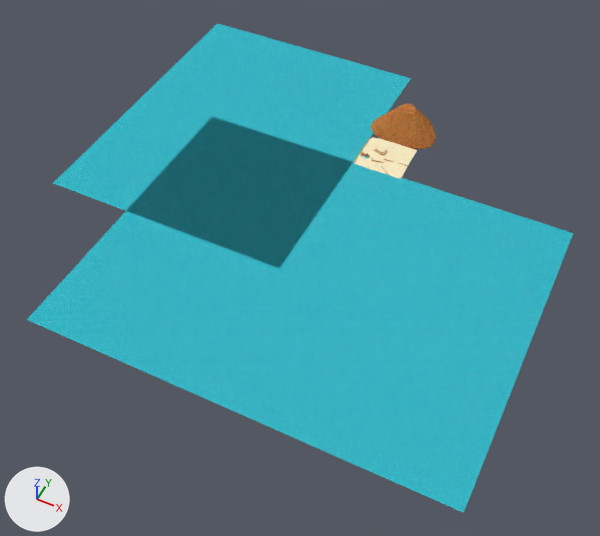
The Blender file tracks-src/volcano_isle.blend, before and after one commit.
Before and after are seen from a 50 mm lens placed at (1926.0, -5211.0, 4860.0), pointed at (-138.0, -1082.0, -301.0). Every picture has the same lights, and +X, +Y and +Z are marked at lower left. The older version comes first.

In view in the first picture: 'Sand', 'Sea South', 'Sea West', 'Volcano' and 1 more.
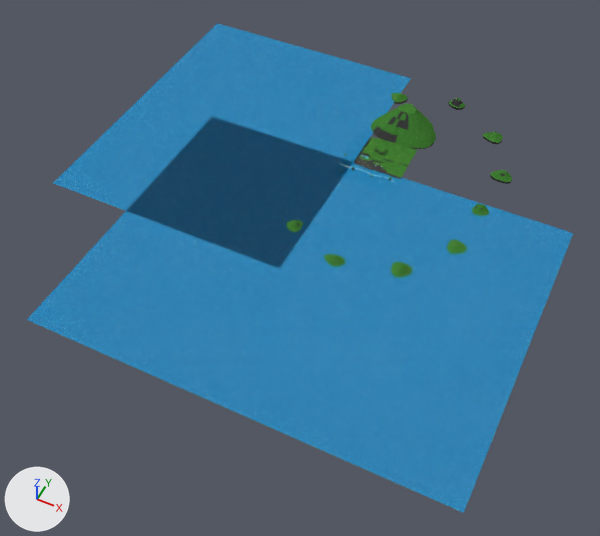
What differs and where, as boxes (x1, y1, x2, y2) in the pictures (600 x 536 px):
'Sea South', recoloured: (27, 117, 573, 513) in both
'Sea West', recoloured: (53, 23, 411, 268) in both
'Far Island 2', added: after (391, 262, 412, 278)
'Far Island 5', added: after (490, 170, 512, 184)
'Far Island 3', added: after (447, 239, 467, 254)
'Far Island 1', added: after (324, 254, 346, 267)
'Far Island 6', added: after (483, 132, 503, 144)
'Far Island 4', added: after (472, 204, 489, 216)
'Far Island 0', added: after (286, 220, 303, 232)
'Far Island 8', added: after (391, 93, 408, 104)
'Far Island 7', added: after (448, 98, 465, 110)
part 1 of me_sand, recoloured: (354, 140, 401, 179) in both
part 2 of me_sand, recoloured (beige to green): (359, 137, 417, 177) in both
part 3 of me_sand, recoloured: (361, 141, 407, 175) in both
part 4 of me_volcano, recoloured (brown to black): (373, 111, 436, 149) in both
part 5 of me_volcano, recoloured (brown to green): (371, 104, 436, 148) in both

What changed in the scene script:
```text
Add mat_kp_basalt:
    mat_kp_basalt = bpy.data.materials.new('KP Basalt')
    # colours: white #ffffff, mixed with the vertex colours
    # uses the picture img_kp_isle_rock
Add mat_kp_jungle_floor:
    mat_kp_jungle_floor = bpy.data.materials.new('KP Jungle Floor')
    # colours: white #ffffff, mixed with the vertex colours
    # uses the picture img_kp_isle_jungle
Add mat_kp_island_sea:
    mat_kp_island_sea = bpy.data.materials.new('KP Island Sea')
    # colours: white #ffffff, mixed with the vertex colours
    # uses the picture img_kp_isle_sea
Add mat_kp_black_sand__soft_sand:
    mat_kp_black_sand__soft_sand = bpy.data.materials.new('KP Black Sand [soft_sand]')
    # colours: white #ffffff, mixed with the vertex colours
    # uses the picture img_kp_isle_sand
Add mat_kp_moss__soft_sand:
    mat_kp_moss__soft_sand = bpy.data.materials.new('KP Moss [soft_sand]')
    # colours: white #ffffff, mixed with the vertex colours
    # uses the picture img_kp_isle_moss
Add mat_kp_wet_black_sand:
    mat_kp_wet_black_sand = bpy.data.materials.new('KP Wet Black Sand')
    # colours: white #ffffff, mixed with the vertex colours
    # uses the picture img_kp_isle_wet_sand
Add mat_kp_wet_black_sand__deep_water:
    mat_kp_wet_black_sand__deep_water = bpy.data.materials.new('KP Wet Black Sand [deep_water]')
    # colours: white #ffffff, mixed with the vertex colours
    # uses the picture img_kp_isle_wet_sand
Add mat_kp_jungle_floor__soft_sand:
    mat_kp_jungle_floor__soft_sand = bpy.data.materials.new('KP Jungle Floor [soft_sand]')
    # colours: white #ffffff, mixed with the vertex colours
    # uses the picture img_kp_isle_jungle
Change me_sand:
    where me_sand.from_pydata(...)  # 20586 vertices, 40600 faces; spans x -260.0..300.0, y -200.0..380.0, z -11.0..28.0
    remove me_sand.materials.append(mat_kp_wet_sand__deep_water)
    remove me_sand.materials.append(mat_kp_wet_sand)
    me_sand part 1: 3340 of the faces centred in x -149.0..299.0, y -13.0..379.0, z 1.0..20.0 switch from mat_kp_beach_sand__soft_sand to mat_kp_black_sand__soft_sand
    me_sand part 2: 17408 of the faces centred in x -137.0..299.0, y -1.0..379.0, z 5.0..28.0 switch from mat_kp_beach_sand__soft_sand to mat_kp_jungle_floor__soft_sand
    me_sand part 3: all 636 faces that had it switch from mat_kp_valley_cliff to mat_kp_basalt
    add me_sand.materials.append(mat_kp_wet_black_sand__deep_water)
    add me_sand.materials.append(mat_kp_wet_black_sand)
    add me_sand.materials.append(mat_kp_moss__soft_sand)
Change me_sea_south:
    where me_sea_south.from_pydata(...)  # 54 vertices, 34 faces; spans x -1600.0..1800.0, y -2690.0..10.0, z 0.0
    remove me_sea_south.materials.append(mat_kp_sea_water)
    add me_sea_south.materials.append(mat_kp_island_sea)
Change me_sea_west:
    where me_sea_west.from_pydata(...)  # 45 vertices, 28 faces; spans x -2360.0..-160.0, y -1400.0..1400.0, z 0.0
    remove me_sea_west.materials.append(mat_kp_sea_water)
    add me_sea_west.materials.append(mat_kp_island_sea)
Change me_volcano:
    where me_volcano.from_pydata(...)  # 196 vertices, 170 faces; spans x -223.0..386.0, y 407.0..936.0, z -10.0..230.0
    me_volcano part 4: 45 of the faces centred in x -222.0..383.0, y 409.0..929.0, z -10.0..224.0 switch from mat_kp_valley_cliff to mat_kp_basalt
    me_volcano part 5: 125 of the faces centred in x -200.0..360.0, y 434.0..903.0, z 29.0..230.0 switch from mat_kp_valley_cliff to mat_kp_jungle_floor
Add ob_far_island_8:
    ob_far_island_8 = bpy.data.objects.new('Far Island 8', me_far_island_8)  # 112 vertices, 100 faces; spans x -231.0..-70.0, y 982.0..1127.0, z -20.0..47.0
    ob_far_island_8.location = (0.0, 0.0, 0.0)
Add ob_far_island_7:
    ob_far_island_7 = bpy.data.objects.new('Far Island 7', me_far_island_7)  # 112 vertices, 100 faces; spans x 298.0..459.0, y 1151.0..1256.0, z -20.0..72.0
    ob_far_island_7.location = (0.0, 0.0, 0.0)
Add ob_far_island_6:
    ob_far_island_6 = bpy.data.objects.new('Far Island 6', me_far_island_6)  # 112 vertices, 100 faces; spans x 746.0..924.0, y 826.0..973.0, z -20.0..50.0
    ob_far_island_6.location = (0.0, 0.0, 0.0)
Add ob_far_island_5:
    ob_far_island_5 = bpy.data.objects.new('Far Island 5', me_far_island_5)  # 112 vertices, 100 faces; spans x 975.0..1162.0, y 356.0..495.0, z -20.0..61.0
    ob_far_island_5.location = (0.0, 0.0, 0.0)
Add ob_far_island_4:
    ob_far_island_4 = bpy.data.objects.new('Far Island 4', me_far_island_4)  # 112 vertices, 100 faces; spans x 974.3..1117.9, y -142.3..3.3, z -20.0..59.6
    ob_far_island_4.location = (0.0, 0.0, 0.0)
Add ob_far_island_3:
    ob_far_island_3 = bpy.data.objects.new('Far Island 3', me_far_island_3)  # 112 vertices, 100 faces; spans x 930.0..1086.0, y -649.0..-480.0, z -20.0..31.0
    ob_far_island_3.location = (0.0, 0.0, 0.0)
Add ob_far_island_2:
    ob_far_island_2 = bpy.data.objects.new('Far Island 2', me_far_island_2)  # 112 vertices, 100 faces; spans x 614.0..782.0, y -1075.0..-909.0, z -20.0..56.0
    ob_far_island_2.location = (0.0, 0.0, 0.0)
Add ob_far_island_1:
    ob_far_island_1 = bpy.data.objects.new('Far Island 1', me_far_island_1)  # 112 vertices, 100 faces; spans x 92.0..275.0, y -1190.0..-1066.0, z -20.0..56.0
    ob_far_island_1.location = (0.0, 0.0, 0.0)
Add ob_far_island_0:
    ob_far_island_0 = bpy.data.objects.new('Far Island 0', me_far_island_0)  # 112 vertices, 100 faces; spans x -338.6..-205.3, y -997.3..-854.5, z -20.0..55.2
    ob_far_island_0.location = (0.0, 0.0, 0.0)
```
